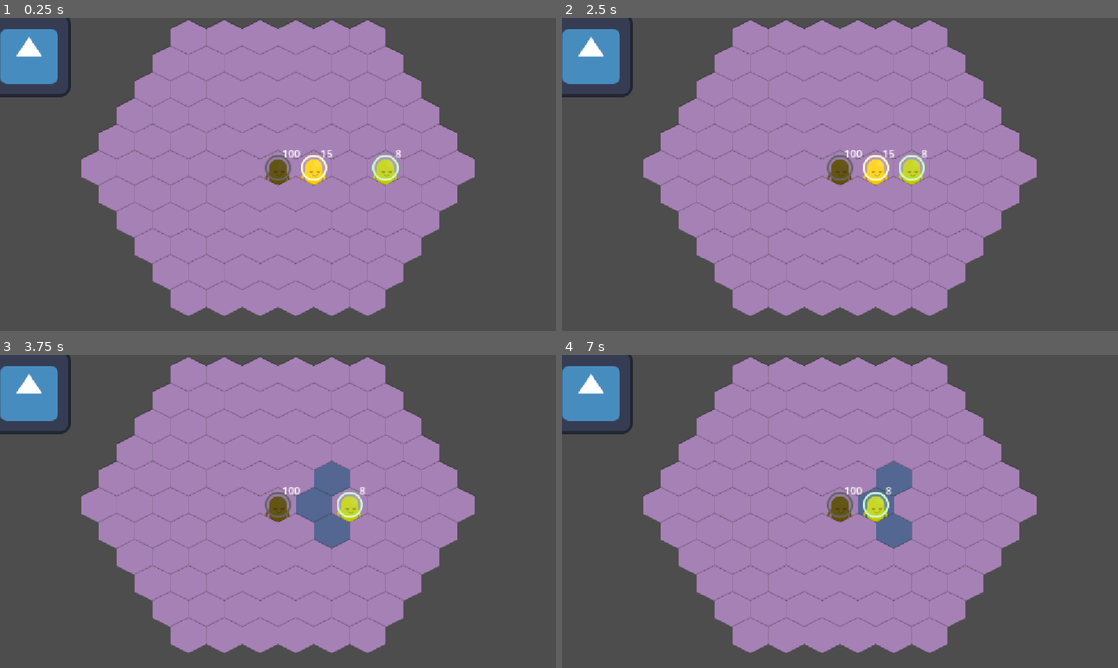
Above: before the commit, frames 1-4 (two rows, left to right).
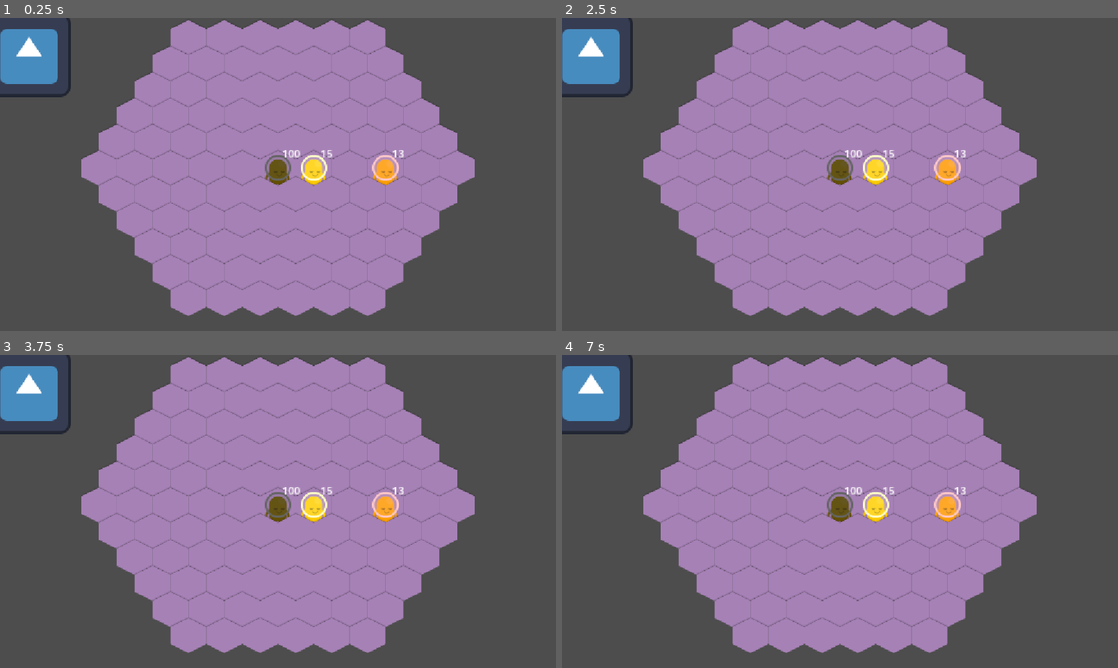
Above: after the commit, the same moments.

Repository: Couselin/sirenas2D
Game: Godot game, scene res://02_scenes/03_levels/test_scene.tscn
Same seed, same stepped clock (60 frames per second), same inputs: the game is played once before the commit and once after it. The project has no main scene, so this scene is started directly. The engine's default icon, where the game draws it, is replaced by a stand-in: a white triangle on a blue panel in a dark square.
Inputs:
- Up to frame 1 (0.25 s): no input
- Up to frame 2 (2.5 s): tap Enter at 0.5, 2 s; hold A (test_a) 0.53-1.28 s; tap C (test_c) at 0.8, 1.35 s; tap Space at 1.25 s; tap D (test_d) at 1.55 s; hold D (test_d) from 2.03 s (still down); tap E (test_e) at 2.3 s
- Up to frame 3 (3.75 s): tap Space at 2.75 s; release D (test_d) at 2.78 s; tap E (test_e) at 2.85 s; tap Q (test_q) at 3.05 s; tap Enter at 3.5 s; hold Q (test_q) from 3.53 s (still down)
- Up to frame 4 (7 s): tap Z (test_z) at 3.8, 4.35 s; tap Space at 4.25 s; release Q (test_q) at 4.28 s; tap A (test_a) at 4.55 s; hold A (test_a) 5.03-5.78 s; tap C (test_c) at 5.3, 5.85 s; tap D (test_d) at 6.05 s; hold D (test_d) from 6.53 s (still down); tap E (test_e) at 6.8 s

The runs differ from the first frame. In frame 1, 0.3% of the frame differs, in the area x 66-73%, y 42-54%; in frame 2, 0.7%; in frame 3, 2.3%, in the area x 53-73%, y 33-62%; in frame 4, 2.0%.

Commit message:
Enemy 3 wip

Diff:
--- a/02_scenes/01_characters_props/piece_enemy03.tscn
+++ b/02_scenes/01_characters_props/piece_enemy03.tscn
@@ -1,11 +1,14 @@
 [gd_scene format=3 uid="uid://3isjcc4d00od"]
 
 [ext_resource type="PackedScene" uid="uid://c3jro2i0xfdyw" path="res://02_scenes/01_characters_props/piece.tscn" id="1_jf4a0"]
+[ext_resource type="Script" uid="uid://ci512fdiopkd" path="res://02_scenes/01_characters_props/piece_enemy_03.gd" id="2_7am7r"]
 
 [node name="Piece" unique_id=759563159 instance=ExtResource("1_jf4a0")]
+script = ExtResource("2_7am7r")
 isAlly = false
 life = 13
 damage = 7
+movementRange = 2
 
 [node name="Sprite2D" parent="." index="0" unique_id=1397319377]
 modulate = Color(1, 0.78431374, 0.78431374, 1)
--- /dev/null
+++ b/02_scenes/01_characters_props/piece_enemy_03.gd
@@ -0,0 +1,28 @@
+extends "res://02_scenes/01_characters_props/piece.gd"
+
+func move():
+	pass
+
+func attack():
+	pass
+
+func cause_damage(target:Piece):
+	super.cause_damage(target)
+
+func take_damage(damageTaken:int):
+	super.take_damage(damageTaken)
+	if life <=0:
+		tile.isOccupied = false
+		queue_free()
+
+func change_tile(new_tile:Tile):
+	super.change_tile(new_tile)
+
+func set_direction(new_direction:Vector3):
+	super.set_direction(new_direction)
+
+func _ready() -> void:
+	super._ready()
+
+func _process(delta: float) -> void:
+	super._process(delta)
--- a/02_scenes/03_levels/test_scene.gd
+++ b/02_scenes/03_levels/test_scene.gd
@@ -38,7 +38,7 @@
 func _ready() -> void:
 	board.get_tile(0,0,0).add_piece("tower")
 	board.get_tile(0,1,-1).add_piece("ally01")
-	board.get_tile(0,3,-3).add_piece("enemy02")
+	board.get_tile(0,3,-3).add_piece("enemy03")
 	controlledPiece = board.get_tile(0,3,-3).get_piece()
 	controlledPiece.set_direction(GlobalBoard.dirNorthEast)
 	pass
Not shown, added: 02_scenes/01_characters_props/piece_enemy_03.gd.uid
